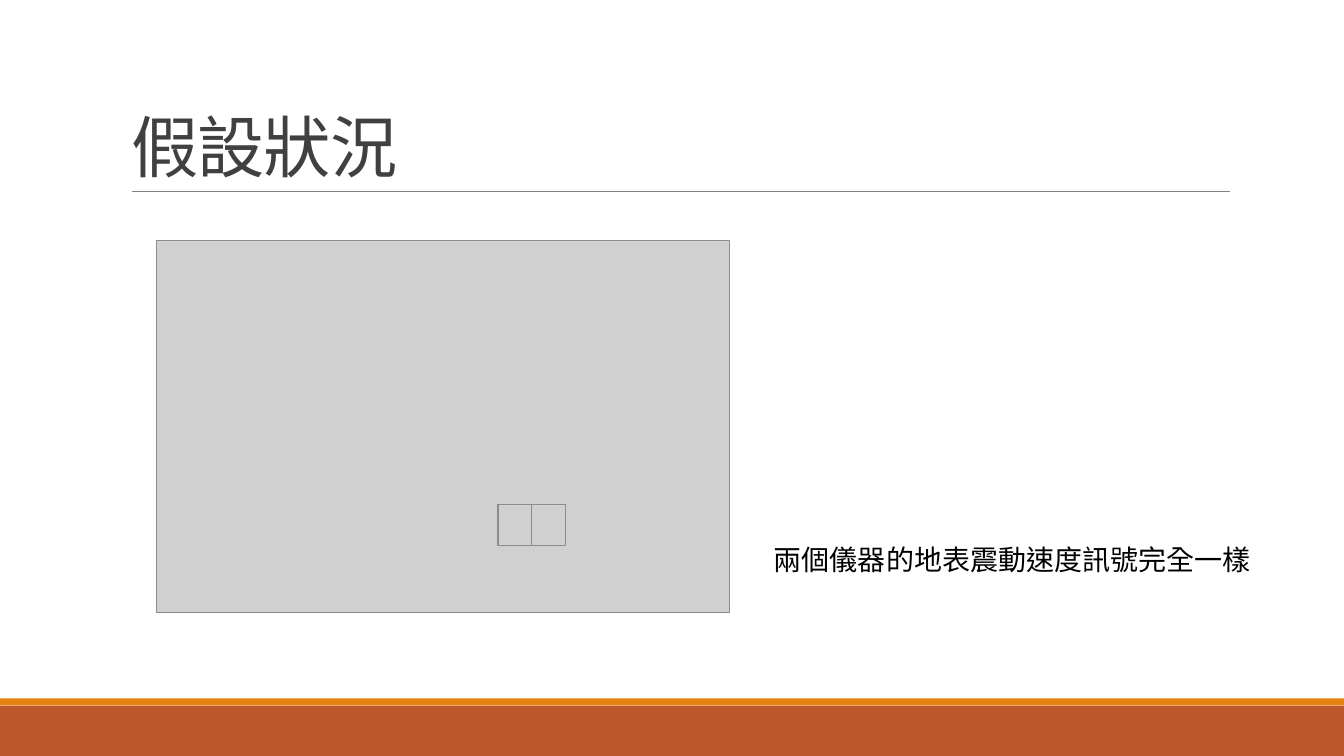
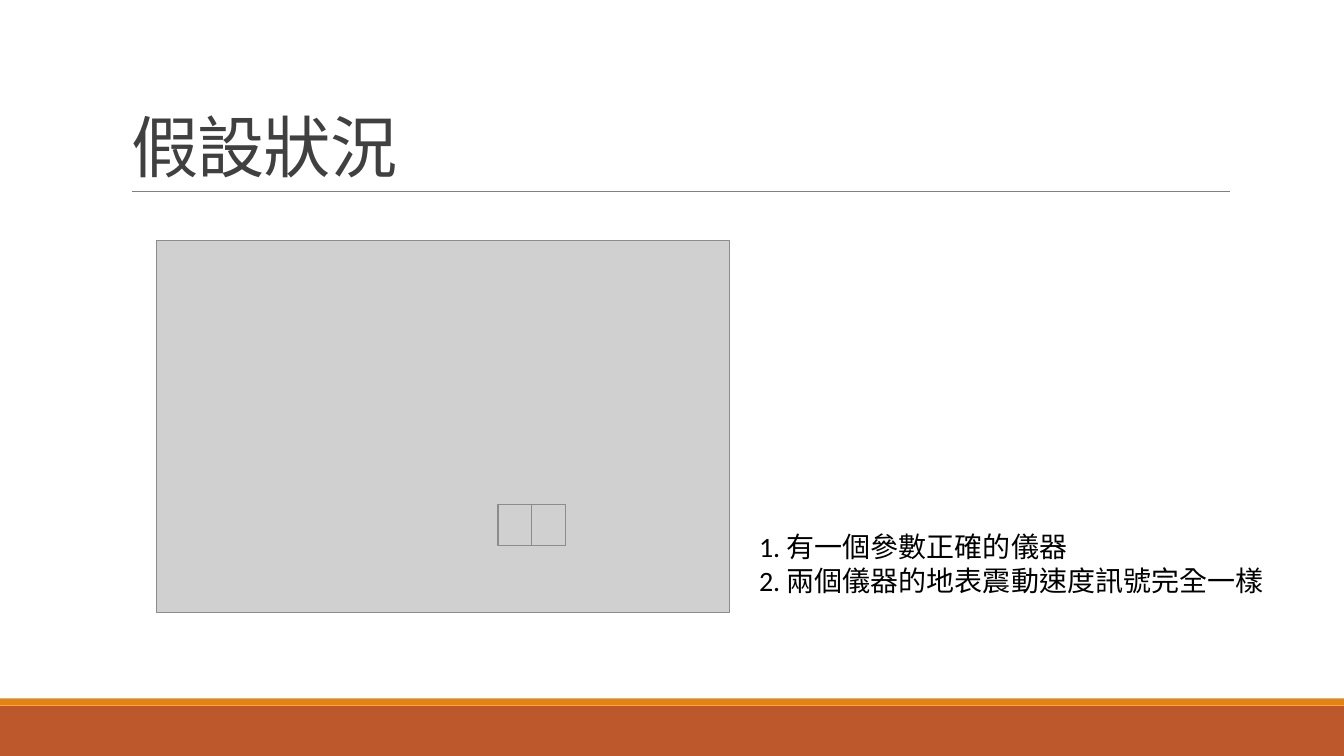
Before and after one commit to r889165/BackUpThesis, a slide deck: slide 5 of Geophone_Calibration/地聲儀求參數.pptx (slide 2 before the commit). Drawn at 1344x756 pixels with LibreOffice and Linux fonts; fonts in the diff are those of the drawing; grey boxes stand for pictures. Boxes give left, top, right and bottom in pixels: in the first picture for what was removed or moved away, otherwise in the second. Text is boxed around its words. In the diff, an @@ line names an element or a change of style, - is before the commit and + after.

```diff
--- a/Geophone_Calibration/地聲儀求參數.pptx
+++ b/Geophone_Calibration/地聲儀求參數.pptx
@@ text at [759, 533, 1264, 594]: text changed @@
-兩個儀器的地表震動速度訊號完全一樣
+1. 有一個參數正確的儀器
+2. 兩個儀器的地表震動速度訊號完全一樣
```
Also in this commit, not shown: 6 other slides changed, 5 slides added, 3 other files.
